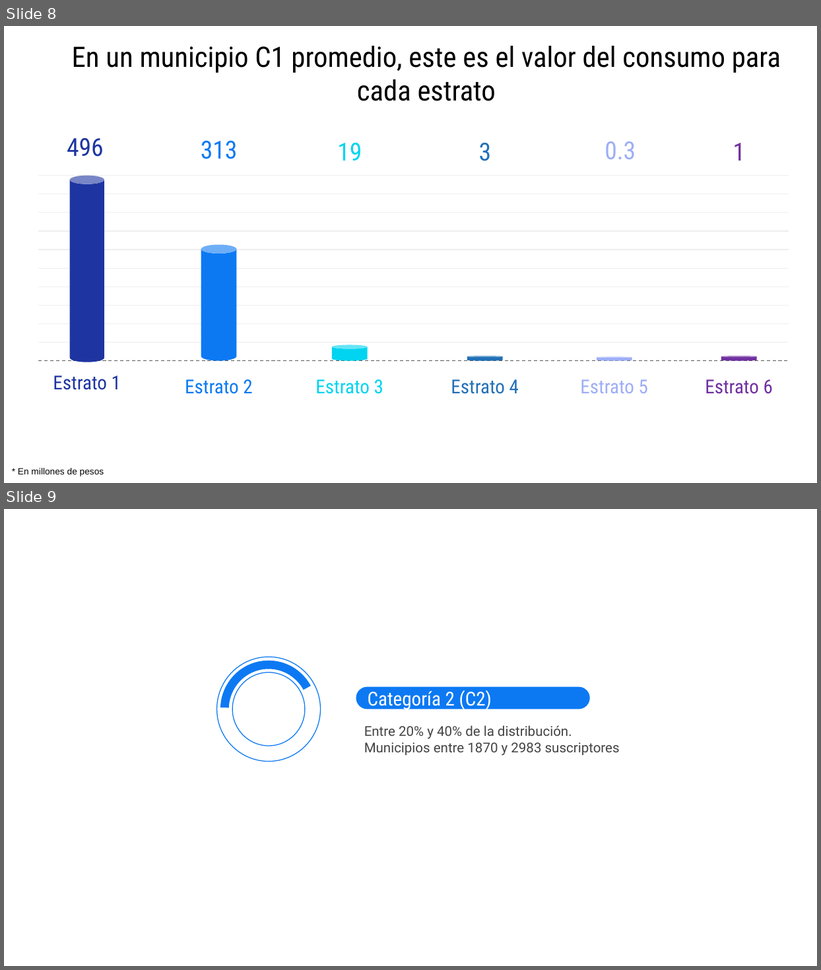
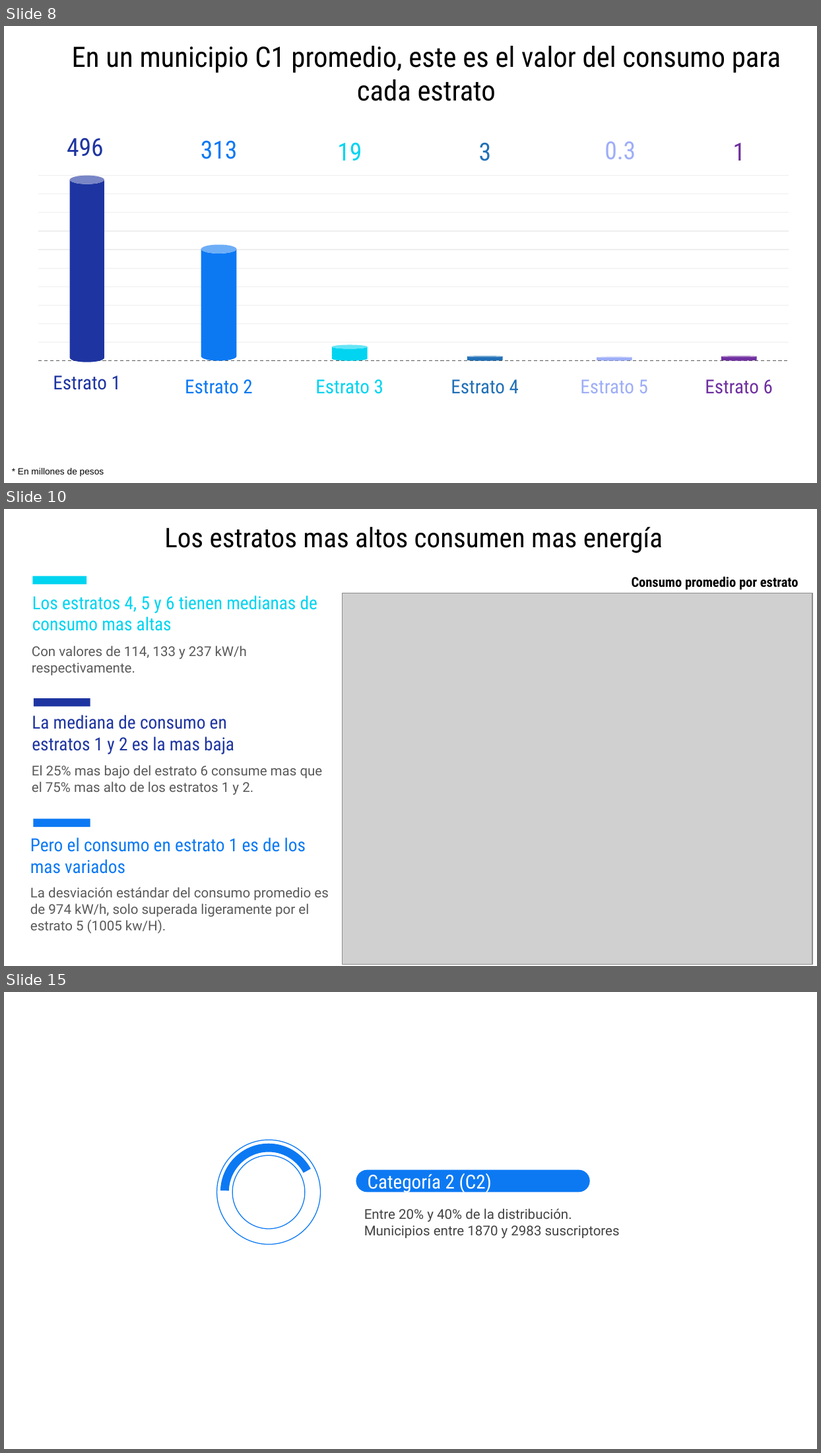
Before and after one commit to jtabordaj/research_eslatina, a slide deck: reporte_estadistico/presentacion/presentacionCategorias/presentation.pptx. Shown one above the other, each under a label of ours: slides 8 and 9 before the commit, slides 8, 10 and 15 after it; the slides between them are not shown. The pictures are 821x970 and 821x1453 pixels, drawn with LibreOffice and Linux fonts; fonts in the diff are those of the drawing; grey boxes stand for pictures. Boxes give left, top, right and bottom in pixels: in the first picture for what was removed or moved away, otherwise in the second. Text is boxed around its words. In the diff, an @@ line names an element or a change of style, - is before the commit and + after.

```diff
--- a/reporte_estadistico/presentacion/presentacionCategorias/presentation.pptx
+++ b/reporte_estadistico/presentacion/presentacionCategorias/presentation.pptx
@@ slide 10 added at bbox=[4, 509, 817, 966], background #FFFFFF @@
@@ title added at bbox=[164, 527, 663, 553], 24 pt, text #000000 @@
+Los estratos mas altos consumen mas energía
@@ rectangle added at bbox=[32, 576, 86, 585], fill #00D4F0 @@
@@ text added at bbox=[632, 576, 799, 590], 12 pt, text #000000, bold @@
+Consumo promedio por estrato
@@ text added at bbox=[32, 595, 318, 631], 16 pt, text #00D4F0 @@
+Los estratos 4, 5 y 6 tienen medianas de consumo mas altas
@@ picture added at bbox=[343, 593, 812, 964] @@
@@ text added at bbox=[32, 646, 247, 675], 12 pt, text #595959 @@
+Con valores de 114, 133 y 237 kW/h respectivamente.
@@ rectangle added at bbox=[33, 698, 90, 706], fill #1E35A1 @@
@@ text added at bbox=[32, 715, 234, 755], 16 pt, text #1E35A1 @@
+La mediana de consumo en estratos 1 y 2 es la mas baja
@@ text added at bbox=[32, 765, 323, 795], 12 pt, text #595959 @@
+El 25% mas bajo del estrato 6 consume mas que el 75% mas alto de los estratos 1 y 2.
@@ rectangle added at bbox=[33, 819, 90, 827], fill #0C79F3 @@
@@ text added at bbox=[30, 838, 306, 874], 16 pt, text #0C79F3 @@
+Pero el consumo en estrato 1 es de los mas variados
@@ text added at bbox=[30, 887, 328, 934], 12 pt, text #595959 @@
+La desviación estándar del consumo promedio es de 974 kW/h, solo superada ligeramente por el estrato 5 (1005 kw/H).
@@ what was slide 9 is now slide 15 @@
```
Also in this commit, not shown: 3 slides changed, 18 other slides added, 41 other files.
